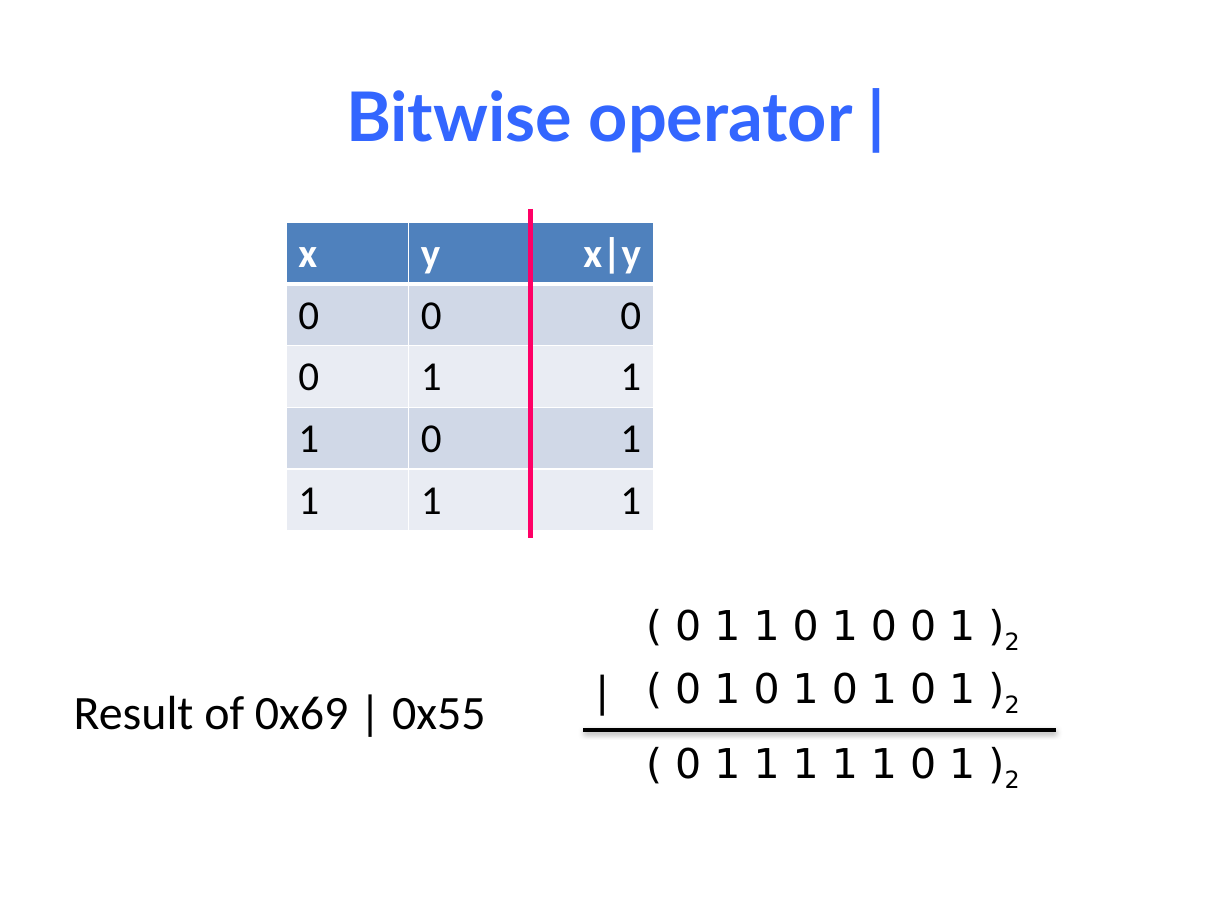
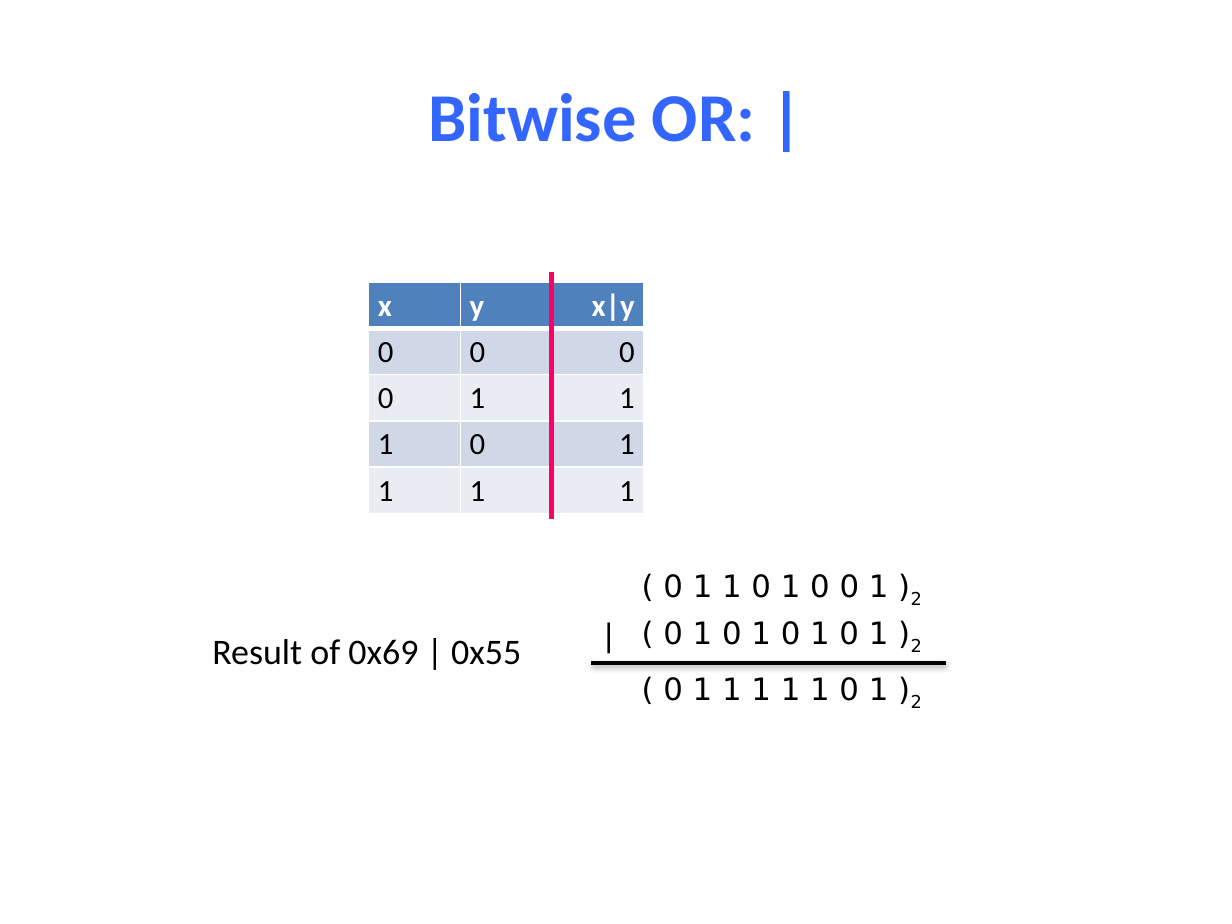
Before and after one commit to NYU-CSO/nyu-cso.github.io, a slide deck: slide 17 of notes/04-C_Basics.pptx (slide 22 before the commit). Drawn at 1232x924 pixels with LibreOffice and Linux fonts; fonts in the diff are those of the drawing. Boxes give left, top, right and bottom in pixels: in the first picture for what was removed or moved away, otherwise in the second. Text is boxed around its words. In the diff, an @@ line names an element or a change of style, - is before the commit and + after.

```diff
--- a/notes/04-C_Basics.pptx
+++ b/notes/04-C_Basics.pptx
@@ title at box(428, 93, 755, 142): text changed; font Lato to Calibri @@
-Bitwise operator |
+Bitwise OR: |
@@ table at box(368, 282, 646, 514) @@
@@ size 24 to 18 pt @@
@@ table: place and size @@
-table at box(286, 222, 652, 530)
+table at box(368, 282, 646, 514)
@@ line moved from (531, 209) - (531, 538) to (552, 272) - (552, 519) @@
@@ text "( 0 1 1 0 ...": place and size @@
-text "( 0 1 1 0 ..." at box(675, 609, 1020, 650)
+text "( 0 1 1 0 ..." at box(663, 574, 922, 605)
@@ text "Result of 0x69 | 0x55": place and size @@
-text "Result of 0x69 | 0x55" at box(74, 695, 485, 730)
+text "Result of 0x69 | 0x55" at box(212, 639, 521, 665)
@@ text "Result of 0x69 | 0x55" at box(212, 639, 521, 665): size 28 to 21 pt @@
@@ size 24 to 18 pt in 4 elements at box(663, 574, 922, 605), box(663, 621, 922, 652), box(663, 677, 922, 708), box(591, 610, 631, 659) @@
@@ text "|": place and size @@
-text "|" at box(583, 659, 626, 721)
+text "|" at box(591, 610, 631, 659)
@@ text "( 0 1 0 1 ...": place and size @@
-text "( 0 1 0 1 ..." at box(675, 672, 1020, 713)
+text "( 0 1 0 1 ..." at box(663, 621, 922, 652)
@@ line moved from (583, 729) - (1056, 729) to (591, 663) - (946, 663) @@
@@ text "( 0 1 1 1 ...": place and size @@
-text "( 0 1 1 1 ..." at box(675, 747, 1020, 788)
+text "( 0 1 1 1 ..." at box(663, 677, 922, 708)
```
Also in this commit, not shown: 36 other slides changed, 7 slides added, 12 slides removed, 3 other files.
